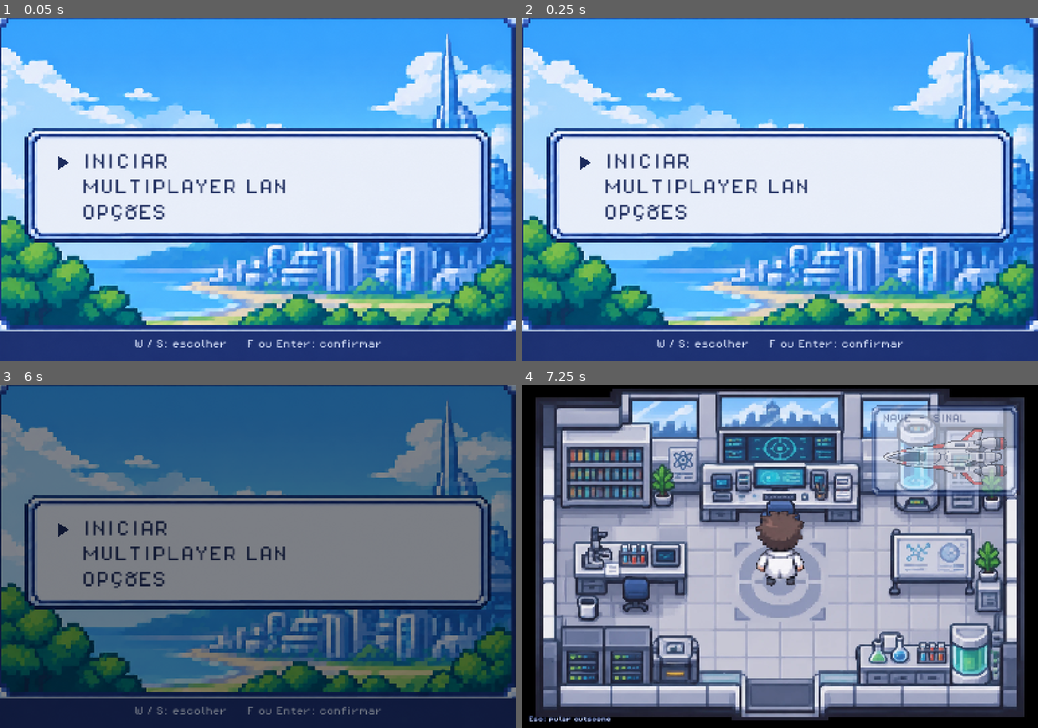
Above: before the commit, frames 1-4 (two rows, left to right).
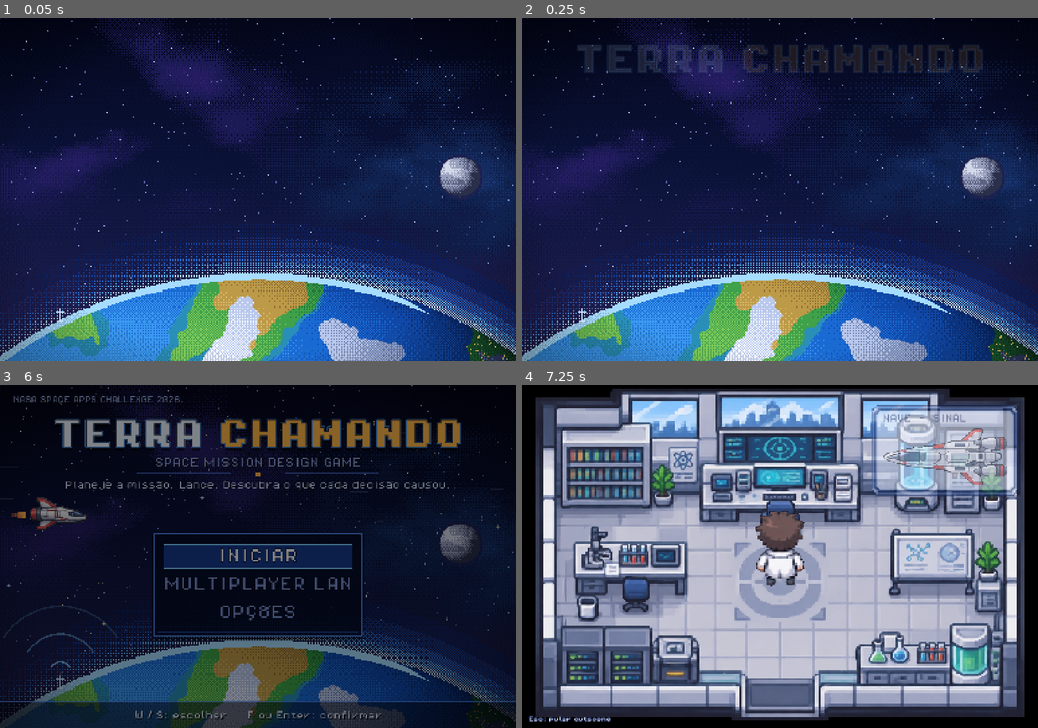
Above: after the commit, the same moments.

Repository: thallesgsrv/nasa-space-apps
Game: Godot game, scene res://scenes/start_menu.tscn
The game is run twice, just before and just after one commit, with the same random seed, the same clock (stepped at 60 frames per second) and the same inputs. Video files are missing from this copy of the repository; at most half a second of black plays in their place. Sound files missing from this copy of the repository are replaced by a short silence.
Inputs (mouse positions are in pixels of both pictures, inside the frame that each line leads up to):
- Up to frame 1 (0.05 s): no input
- Up to frame 2 (0.25 s): no input
- Up to frame 3 (6 s): tap Enter at 0.5, 3.5, 5.75 s; move the mouse to (371, 539) at 0.52 s; hold D (move_right) 0.53-1.25 s; hold F (interact) 0.53-1.25 s; click (371, 539) at 0.67 s; tap Space at 0.77, 1.25, 3.77, 5 s; drag from (154, 573) to (232, 625) at 1.27 s; move the mouse to (309, 481) at 2.02 s; hold D (move_right) 2.03-2.75 s; hold M (missions) 2.03-2.75 s; click (309, 481) at 2.17 s; tap F (interact) at 2.3, 3.8 s; drag from (232, 625) to (103, 505) at 2.77 s; move the mouse to (412, 607) at 3.52 s; hold A (move_left) 3.53-4.25 s; hold 1 (switch_world) 3.53-4.25 s; click (412, 607) at 3.67 s; drag from (103, 505) to (180, 470) at 4.27 s; move the mouse to (283, 556) at 5.02 s; hold S (move_down) 5.03-5.75 s; hold F (interact) 5.03-5.75 s; tap Keypad Enter at 5.1 s; click (283, 556) at 5.17 s; drag from (180, 470) to (154, 573) at 5.77 s
- Up to frame 4 (7.25 s): move the mouse to (893, 539) at 6.52 s; hold W (move_up) from 6.53 s (still down); hold F (interact) from 6.53 s (still down); tap J at 6.6 s; click (893, 539) at 6.67 s; tap Space at 6.77 s

The runs differ from the first frame. In frame 1, 98% of the frame differs, in the area x 0-100%, y 0-100%; in frame 2, 98%; in frame 3, 91%; in frame 4, nothing differs.

Commit message:
style: new homepage

Diff:
--- a/scripts/lang.gd
+++ b/scripts/lang.gd
@@ -261,6 +261,7 @@
 	"Opções em breve.": "Options coming soon.",
 	"Controles: W A S D andam, F interage, I abre a mochila.": "Controls: W A S D move, F interacts, I opens the backpack.",
 	"INICIAR": "START",
+	"Planeje a missão. Lance. Descubra o que cada decisão causou.": "Plan the mission. Launch. See what every decision caused.",
 	"OPÇÕES": "OPTIONS",
 	"Idioma": "Language",
 	"Idioma / Language": "Idioma / Language",
--- a/scripts/start_menu.gd
+++ b/scripts/start_menu.gd
@@ -1,94 +1,376 @@
 extends Control
-## Menu inicial: usa a primeira tela da folha de menus (cidade ao fundo, caixa de opcoes).
-## W/S ou setas escolhem; F / Enter / Espaco confirmam.
-
-const BG := preload("res://assets/ui/start_bg.png")
+## Menu inicial: a Terra vista do espaco, estrelas que piscam, uma nave cruzando o ceu e um sinal de
+## radio saindo da base ("Terra chamando"). A arte estatica vem de assets/ui/start_space.png
+## (gerada por tools/gen_start_art.py); tudo o que se mexe e desenhado aqui, em _draw().
+## W/S ou setas escolhem (ou o mouse); F / Enter / Espaco confirmam.
+
+const BG := preload("res://assets/ui/start_space.png")
+const SHIP := preload("res://assets/vehicles/nave_pequena.png")
 const FONT := preload("res://assets/fonts/PixelOperator8.ttf")
-const INK := Color("1b2a5c")
+const FONT_BOLD := preload("res://assets/fonts/PixelOperator8-Bold.ttf")
+
 const GAME_SCENE := "res://scenes/cutscene_intro.tscn"   # cutscene inicial; depois dela entra no jogo
-
-# interior da caixa de texto desenhada no start_bg.png (x, y, largura, altura)
-const BOX := Rect2(113, 362, 610, 276)
+const LOBBY_SCENE := "res://scenes/lobby.tscn"
 const OPTIONS := ["INICIAR", "MULTIPLAYER LAN", "OPÇÕES"]
-const LOBBY_SCENE := "res://scenes/lobby.tscn"
-const SPACING := 76.0   # distancia entre as opcoes (cabem 3 na caixa do menu)
+
+const SCREEN := Vector2(1536, 1024)
+const PANEL_RECT := Rect2(458, 442, 620, 308)
+const ROW_H := 84.0
+const ROW_PAD := 28.0
+
+const COL_TITLE := Color("eaf4ff")
+const COL_ACCENT := Color("ffb84a")
+const COL_DIM := Color("7f95d6")
+const COL_SOFT := Color("8ea2dd")
+const COL_INK := Color("04061a")
+const COL_GLOW_A := Color("2a6fd6")
+const COL_GLOW_B := Color("7fd0ff")
+
+# base de radio: antena sobre a Terra (ponto da curva da Terra desenhada em start_space.png)
+const ANTENNA := Vector2(180, 898)
 
 var _sel := 0
+var _starting := false
+var _t := 0.0
+var _intro := 0.0           # 0..1: aparece o titulo e o menu
+
+var _tagline := ""
+var _hint := ""
 var _labels: Array[Label] = []
-var _hint: Label
-var _cursor: Polygon2D
-var _starting := false
+var _panel: Panel
+var _bar: Panel
+var _ui: Control
+
+var _stars: Array = []       # {p, phase, speed, big, col}
+var _streaks: Array = []     # {p, speed, len, a}
+var _shoot := {"t": -1.0, "from": Vector2.ZERO, "dir": Vector2.ZERO}
+var _next_shoot := 3.0
+var _ship_x := -260.0
 
 
 func _ready() -> void:
 	set_anchors_preset(Control.PRESET_FULL_RECT)
+	texture_filter = CanvasItem.TEXTURE_FILTER_NEAREST
 	Audio.stop_music()
 	UI.show_hud(false)
 	GameState.running = false
-	var bg := TextureRect.new()
-	bg.texture = BG
-	bg.position = Vector2.ZERO
-	bg.size = Vector2(1536, 1024)
-	bg.stretch_mode = TextureRect.STRETCH_KEEP
-	add_child(bg)
+
+	var rng := RandomNumberGenerator.new()
+	rng.seed = 2026
+	for i in 90:
+		_stars.append({
+			"p": Vector2(rng.randi_range(0, 383), rng.randi_range(0, 178)) * 4.0,
+			"phase": rng.randf() * TAU,
+			"speed": rng.randf_range(0.8, 2.6),
+			"big": rng.randf() < 0.16,
+			"col": [Color("cfdcff"), Color("ffffff"), Color("a9c4ff"), Color("ffe9b0")][rng.randi_range(0, 3)],
+		})
+	for i in 16:
+		_streaks.append({
+			"p": Vector2(rng.randf_range(0, SCREEN.x), rng.randf_range(80, 640)),
+			"speed": rng.randf_range(40.0, 150.0),
+			"len": rng.randi_range(2, 7) * 8.0,
+			"a": rng.randf_range(0.08, 0.22),
+		})
+
+	_build_menu()
+	_refresh_texts()
+	_place_cursor(true)
+
+	_ui.modulate.a = 0.0
+	var tw := create_tween()
+	tw.tween_property(self, "_intro", 1.0, 1.4).set_trans(Tween.TRANS_SINE)
+	tw.parallel().tween_property(_ui, "modulate:a", 1.0, 0.9).set_delay(0.7)
+
+
+func _build_menu() -> void:
+	_ui = Control.new()
+	_ui.set_anchors_preset(Control.PRESET_FULL_RECT)
+	_ui.mouse_filter = Control.MOUSE_FILTER_IGNORE
+	add_child(_ui)
+
+	# moldura em pixel art: dois contornos, azul fundo translucido
+	_panel = Panel.new()
+	_panel.position = PANEL_RECT.position
+	_panel.size = PANEL_RECT.size
+	_panel.mouse_filter = Control.MOUSE_FILTER_IGNORE
+	var sb := StyleBoxFlat.new()
+	sb.bg_color = Color(0.02, 0.05, 0.16, 0.80)
+	sb.set_border_width_all(4)
+	sb.border_color = Color("4a7fe0")
+	sb.shadow_color = Color(0, 0, 0, 0.45)
+	sb.shadow_size = 10
+	sb.shadow_offset = Vector2(0, 6)
+	_panel.add_theme_stylebox_override("panel", sb)
+	_ui.add_child(_panel)
+
+	var inner := Panel.new()
+	inner.position = PANEL_RECT.position + Vector2(10, 10)
+	inner.size = PANEL_RECT.size - Vector2(20, 20)
+	inner.mouse_filter = Control.MOUSE_FILTER_IGNORE
+	var sb2 := StyleBoxFlat.new()
+	sb2.bg_color = Color(0, 0, 0, 0)
+	sb2.set_border_width_all(2)
+	sb2.border_color = Color("1c3f94")
+	inner.add_theme_stylebox_override("panel", sb2)
+	_ui.add_child(inner)
+
+	# barra de destaque da opcao escolhida
+	_bar = Panel.new()
+	_bar.size = Vector2(PANEL_RECT.size.x - 56, ROW_H - 12)
+	_bar.mouse_filter = Control.MOUSE_FILTER_IGNORE
+	var sb3 := StyleBoxFlat.new()
+	sb3.bg_color = Color("173a8c")
+	sb3.set_border_width_all(2)
+	sb3.border_color = Color("7fd0ff")
+	_bar.add_theme_stylebox_override("panel", sb3)
+	_ui.add_child(_bar)
+
 	for i in OPTIONS.size():
 		var lab := Label.new()
-		lab.text = tr(OPTIONS[i])
+		lab.add_theme_font_override("font", FONT)
+		lab.add_theme_font_size_override("font_size", 44)
+		lab.add_theme_constant_override("outline_size", 6)
+		lab.add_theme_color_override("font_outline_color", COL_INK)
+		lab.horizontal_alignment = HORIZONTAL_ALIGNMENT_CENTER
+		lab.vertical_alignment = VERTICAL_ALIGNMENT_CENTER
+		lab.mouse_filter = Control.MOUSE_FILTER_IGNORE
+		lab.position = Vector2(PANEL_RECT.position.x, _row_y(i))
+		lab.size = Vector2(PANEL_RECT.size.x, ROW_H - 12)
 		_labels.append(lab)
-		lab.add_theme_font_override("font", FONT)
-		lab.add_theme_font_size_override("font_size", 48)
-		lab.add_theme_color_override("font_color", INK)
-		lab.position = Vector2(BOX.position.x + 130.0, BOX.position.y + 44.0 + i * SPACING)
-		add_child(lab)
-	_cursor = Polygon2D.new()
-	_cursor.polygon = PackedVector2Array([Vector2(0, 0), Vector2(0, 40), Vector2(30, 20)])
-	_cursor.color = INK
-	add_child(_cursor)
-	var hint := Label.new()
-	hint.text = tr("W / S: escolher     F ou Enter: confirmar")
-	hint.add_theme_font_override("font", FONT)
-	hint.add_theme_font_size_override("font_size", 24)
-	hint.add_theme_color_override("font_color", Color("dfe9ff"))
-	hint.horizontal_alignment = HORIZONTAL_ALIGNMENT_CENTER
-	hint.position = Vector2(0, 962)
-	hint.size = Vector2(1536, 30)
-	add_child(hint)
-	_hint = hint
-	_place_cursor()
-
-
-func _place_cursor() -> void:
-	_cursor.position = Vector2(BOX.position.x + 62.0, BOX.position.y + 46.0 + _sel * SPACING + 4.0)
+		_ui.add_child(lab)
+
+
+func _row_y(i: int) -> float:
+	return PANEL_RECT.position.y + ROW_PAD + 6.0 + i * ROW_H
+
+
+func _refresh_texts() -> void:
+	for k in _labels.size():
+		_labels[k].text = tr(OPTIONS[k])
+	_tagline = tr("Planeje a missão. Lance. Descubra o que cada decisão causou.")
+	_hint = tr("W / S: escolher     F ou Enter: confirmar")
+	_style_rows()
+
+
+func _style_rows() -> void:
+	for k in _labels.size():
+		_labels[k].add_theme_color_override("font_color", Color.WHITE if k == _sel else COL_DIM)
+
+
+func _place_cursor(instant: bool = false) -> void:
+	var target := Vector2(PANEL_RECT.position.x + 28.0, _row_y(_sel) - 0.0)
+	if instant:
+		_bar.position = target
+	else:
+		create_tween().tween_property(_bar, "position", target, 0.12).set_trans(Tween.TRANS_QUAD)
+	_style_rows()
+
+
+func _process(delta: float) -> void:
+	_t += delta
+	_ship_x += 58.0 * delta
+	if _ship_x > SCREEN.x + 260.0:
+		_ship_x = -300.0
+	for s in _streaks:
+		var sp: Vector2 = s["p"]
+		sp.x -= float(s["speed"]) * delta
+		if sp.x < -80.0:
+			sp = Vector2(SCREEN.x + 40.0, randf_range(80, 640))
+		s["p"] = sp
+	# estrela cadente de tempos em tempos
+	if _shoot["t"] >= 0.0:
+		_shoot["t"] += delta
+		if _shoot["t"] > 0.7:
+			_shoot["t"] = -1.0
+			_next_shoot = _t + randf_range(4.0, 9.0)
+	elif _t > _next_shoot:
+		_shoot["t"] = 0.0
+		_shoot["from"] = Vector2(randf_range(300, 1300), randf_range(30, 180))
+		_shoot["dir"] = Vector2(-1.0, 0.55).normalized()
+	queue_redraw()
+
+
+func _draw() -> void:
+	draw_texture(BG, Vector2.ZERO)
+
+	# estrelas piscando (quadrados de 4 px; as grandes viram cruz)
+	for s in _stars:
+		var a: float = 0.30 + 0.70 * (0.5 + 0.5 * sin(_t * s["speed"] + s["phase"]))
+		var c: Color = s["col"]
+		c.a = a * _intro
+		var p: Vector2 = s["p"]
+		draw_rect(Rect2(p, Vector2(4, 4)), c)
+		if s["big"] and a > 0.75:
+			var cc := c
+			cc.a *= 0.6
+			draw_rect(Rect2(p + Vector2(-4, 0), Vector2(4, 4)), cc)
+			draw_rect(Rect2(p + Vector2(4, 0), Vector2(4, 4)), cc)
+			draw_rect(Rect2(p + Vector2(0, -4), Vector2(4, 4)), cc)
+			draw_rect(Rect2(p + Vector2(0, 4), Vector2(4, 4)), cc)
+
+	# riscos de poeira passando (sensacao de velocidade)
+	for st in _streaks:
+		var p: Vector2 = st["p"]
+		draw_rect(Rect2(p.snapped(Vector2(4, 4)), Vector2(st["len"], 4)), Color(0.7, 0.8, 1.0, st["a"] * _intro))
+
+	_draw_shooting_star()
+	_draw_signal()
+	_draw_ship()
+	_draw_title()
+
+	# rodape: faixa escura para o texto ler bem por cima da Terra
+	var fa := clampf((_intro - 0.5) * 2.0, 0.0, 1.0)
+	draw_rect(Rect2(0, 948, SCREEN.x, 76), Color(0.01, 0.02, 0.08, 0.55 * fa))
+	draw_rect(Rect2(0, 944, SCREEN.x, 4), Color(0.29, 0.5, 0.88, 0.7 * fa))
+	_text_shadow(FONT, _hint, Vector2(0, 996), 24, Color(0.87, 0.91, 1.0, fa), true)
+	_text_shadow(FONT, "NASA SPACE APPS CHALLENGE 2026", Vector2(40, 52), 20, Color(0.56, 0.64, 0.87, fa), false)
+
+
+func _draw_shooting_star() -> void:
+	if float(_shoot["t"]) < 0.0:
+		return
+	var k: float = float(_shoot["t"]) / 0.7
+	var dir: Vector2 = _shoot["dir"]
+	var head: Vector2 = Vector2(_shoot["from"]) + dir * (k * 520.0)
+	for i in 12:
+		var q: Vector2 = (head - dir * (i * 16.0)).snapped(Vector2(4, 4))
+		var a: float = (1.0 - i / 12.0) * (1.0 - k * 0.6)
+		draw_rect(Rect2(q, Vector2(8 if i < 3 else 4, 4)), Color(0.9, 0.95, 1.0, a))
+
+
+## "Terra chamando": aneis de sinal saindo da antena da base.
+func _draw_signal() -> void:
+	var a := clampf((_intro - 0.3) * 1.6, 0.0, 1.0)
+	# torre
+	var tower := Color("cfe3ff")
+	draw_rect(Rect2(ANTENNA + Vector2(-2, -34), Vector2(4, 40)), tower)
+	draw_rect(Rect2(ANTENNA + Vector2(-12, -22), Vector2(24, 4)), tower)
+	draw_rect(Rect2(ANTENNA + Vector2(-8, 4), Vector2(16, 4)), tower)
+	var blink := 1.0 if fmod(_t, 1.0) < 0.5 else 0.25
+	draw_rect(Rect2(ANTENNA + Vector2(-4, -42), Vector2(8, 8)), Color(1.0, 0.45, 0.3, blink * a))
+	# aneis
+	var top := ANTENNA + Vector2(0, -38)
+	for i in 3:
+		var ph := fmod(_t * 0.45 + i / 3.0, 1.0)
+		var r := 24.0 + ph * 250.0
+		var col := Color(COL_GLOW_B.r, COL_GLOW_B.g, COL_GLOW_B.b, (1.0 - ph) * 0.8 * a)
+		draw_arc(top, r, PI + 0.55, TAU - 0.55, 40, col, 5.0, false)
+
+
+func _draw_ship() -> void:
+	var a := clampf((_intro - 0.2) * 1.5, 0.0, 1.0)
+	var sc := 0.72
+	var sz := SHIP.get_size() * sc
+	var bob := sin(_t * 1.3) * 10.0
+	var pos := Vector2(_ship_x, 375.0 + bob - sz.y * 0.5).snapped(Vector2(4, 4))
+	# chama do motor (esquerda da nave): quadrados que tremem
+	var fx := pos + Vector2(8, sz.y * 0.54)
+	var flick := 0.6 + 0.4 * sin(_t * 38.0)
+	for i in 7:
+		var w := (7 - i) * 8.0 * flick
+		var col := COL_ACCENT.lerp(Color("ff5a2a"), i / 7.0)
+		col.a = (1.0 - i / 8.0) * a
+		draw_rect(Rect2(fx + Vector2(-i * 10.0 - w * 0.5, -4.0 - w * 0.12), Vector2(10, 8 + w * 0.24)), col)
+	draw_texture_rect(SHIP, Rect2(pos, sz), false, Color(1, 1, 1, a))
+
+
+func _draw_title() -> void:
+	var a := clampf(_intro * 1.5, 0.0, 1.0)
+	var y_off := (1.0 - a) * -24.0
+	var w1 := FONT_BOLD.get_string_size("TERRA ", HORIZONTAL_ALIGNMENT_LEFT, -1, 100).x
+	var w2 := FONT_BOLD.get_string_size("CHAMANDO", HORIZONTAL_ALIGNMENT_LEFT, -1, 100).x
+	var size := int(100.0 * minf(1.0, 1240.0 / (w1 + w2)))
+	w1 = FONT_BOLD.get_string_size("TERRA ", HORIZONTAL_ALIGNMENT_LEFT, -1, size).x
+	w2 = FONT_BOLD.get_string_size("CHAMANDO", HORIZONTAL_ALIGNMENT_LEFT, -1, size).x
+	var x := (SCREEN.x - (w1 + w2)) * 0.5
+	var base := Vector2(x, 184.0 + y_off)
+	var pulse := 0.5 + 0.5 * sin(_t * 1.6)
+	var glow := COL_GLOW_A.lerp(COL_GLOW_B, pulse)
+	glow.a = a
+	# sombra dura, contorno que respira e preenchimento
+	draw_string(FONT_BOLD, base + Vector2(0, 10), "TERRA ", HORIZONTAL_ALIGNMENT_LEFT, -1, size, Color(0, 0, 0, 0.55 * a))
+	draw_string(FONT_BOLD, base + Vector2(w1, 10), "CHAMANDO", HORIZONTAL_ALIGNMENT_LEFT, -1, size, Color(0, 0, 0, 0.55 * a))
+	draw_string_outline(FONT_BOLD, base, "TERRA ", HORIZONTAL_ALIGNMENT_LEFT, -1, size, 14, glow)
+	draw_string_outline(FONT_BOLD, base + Vector2(w1, 0), "CHAMANDO", HORIZONTAL_ALIGNMENT_LEFT, -1, size, 14, glow)
+	draw_string_outline(FONT_BOLD, base, "TERRA ", HORIZONTAL_ALIGNMENT_LEFT, -1, size, 6, Color(COL_INK, a))
+	draw_string_outline(FONT_BOLD, base + Vector2(w1, 0), "CHAMANDO", HORIZONTAL_ALIGNMENT_LEFT, -1, size, 6, Color(COL_INK, a))
+	draw_string(FONT_BOLD, base, "TERRA ", HORIZONTAL_ALIGNMENT_LEFT, -1, size, Color(COL_TITLE, a))
+	draw_string(FONT_BOLD, base + Vector2(w1, 0), "CHAMANDO", HORIZONTAL_ALIGNMENT_LEFT, -1, size, Color(COL_ACCENT, a))
+
+	# subtitulo e frase de efeito
+	var sa := clampf((_intro - 0.35) * 1.8, 0.0, 1.0)
+	_text_shadow(FONT, "SPACE MISSION DESIGN GAME", Vector2(0, 244.0), 30, Color(COL_SOFT, sa), true)
+	var ln := Color(0.3, 0.45, 0.85, sa * 0.7)
+	draw_rect(Rect2(Vector2(SCREEN.x * 0.5 - 360, 262), Vector2(280, 4)), ln)
+	draw_rect(Rect2(Vector2(SCREEN.x * 0.5 + 80, 262), Vector2(280, 4)), ln)
+	draw_rect(Rect2(Vector2(SCREEN.x * 0.5 - 8, 258), Vector2(16, 16)).grow(-2), Color(COL_ACCENT, sa))
+	_text_shadow(FONT, _tagline, Vector2(0, 308.0), 24, Color(0.81, 0.86, 1.0, sa), true)
+
+
+## Texto com sombra dura; centralizado na tela quando center = true (x ignorado).
+func _text_shadow(font: Font, text: String, pos: Vector2, size: int, col: Color, center: bool) -> void:
+	var p := pos
+	var align := HORIZONTAL_ALIGNMENT_LEFT
+	var width := -1.0
+	if center:
+		p.x = 0.0
+		align = HORIZONTAL_ALIGNMENT_CENTER
+		width = SCREEN.x
+	draw_string(font, p + Vector2(3, 3), text, align, width, size, Color(0, 0, 0, col.a * 0.8))
+	draw_string(font, p, text, align, width, size, col)
 
 
 # _unhandled_input: se um dialogo estiver aberto, a UI ja consumiu a tecla antes.
 func _unhandled_input(event: InputEvent) -> void:
 	if _starting or UI.busy:
 		return
+	if event is InputEventMouseMotion:
+		var row := _row_at(get_local_mouse_position())
+		if row >= 0 and row != _sel:
+			_choose(row)
+		return
+	if event is InputEventMouseButton and event.pressed and event.button_index == MOUSE_BUTTON_LEFT:
+		var row := _row_at(get_local_mouse_position())
+		if row >= 0:
+			_choose(row)
+			_activate()
+		return
 	if event.is_action_pressed("move_up", true):
-		_sel = (_sel - 1 + OPTIONS.size()) % OPTIONS.size()
-		_place_cursor()
-		Audio.sfx("select", 1.0, 0.35)
+		_choose((_sel - 1 + OPTIONS.size()) % OPTIONS.size())
 	elif event.is_action_pressed("move_down", true):
-		_sel = (_sel + 1) % OPTIONS.size()
-		_place_cursor()
-		Audio.sfx("select", 1.0, 0.35)
+		_choose((_sel + 1) % OPTIONS.size())
 	elif event.is_action_pressed("interact") and not event.is_echo():
-		Audio.sfx("select", 1.35, 0.5)
-		if _sel == 0:
-			_start_game()
-		elif _sel == 1:
-			_open_lobby()
-		else:
-			_options()
+		_activate()
+
+
+func _row_at(p: Vector2) -> int:
+	if not PANEL_RECT.has_point(p):
+		return -1
+	var i := int((p.y - PANEL_RECT.position.y - ROW_PAD) / ROW_H)
+	return i if i >= 0 and i < OPTIONS.size() else -1
+
+
+func _choose(i: int) -> void:
+	_sel = i
+	_place_cursor()
+	Audio.sfx("select", 1.0, 0.35)
+
+
+func _activate() -> void:
+	Audio.sfx("select", 1.35, 0.5)
+	if _sel == 0:
+		_start_game()
+	elif _sel == 1:
+		_open_lobby()
+	else:
+		_options()
 
 
 # OPCOES: escolher o idioma (Portugues / English). A escolha fica salva.
 func _options() -> void:
 	await UI.options_menu()
-	for k in _labels.size():
-		_labels[k].text = tr(OPTIONS[k])
-	_hint.text = tr("W / S: escolher     F ou Enter: confirmar")
+	_refresh_texts()
 
 
 func _open_lobby() -> void:
Binary file added: assets/ui/start_space.png
Not shown, added: assets/ui/start_space.png.import
